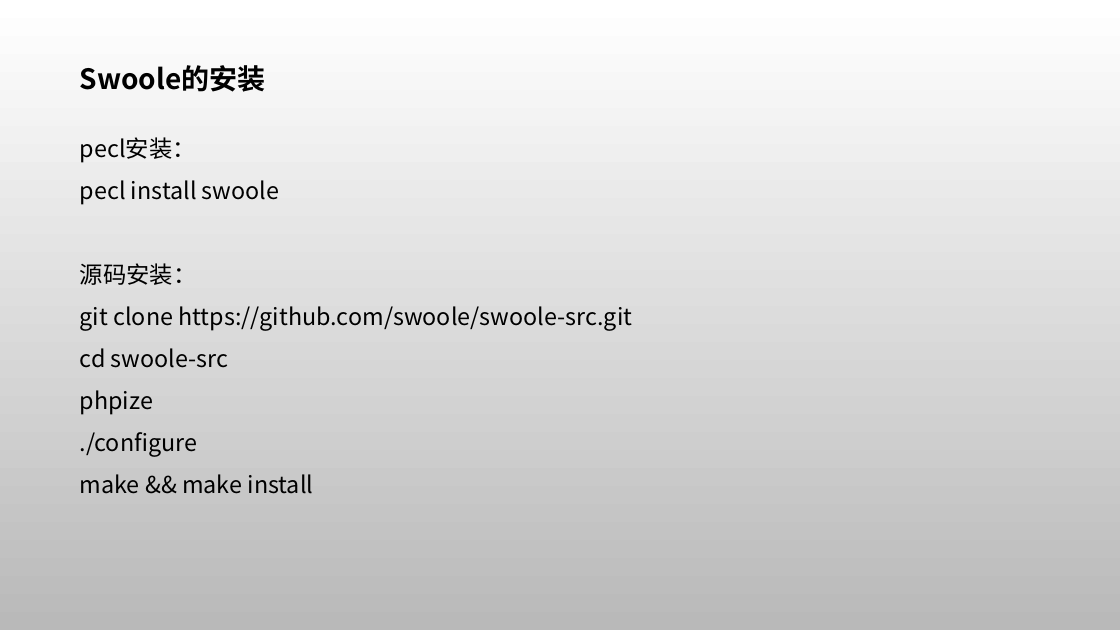
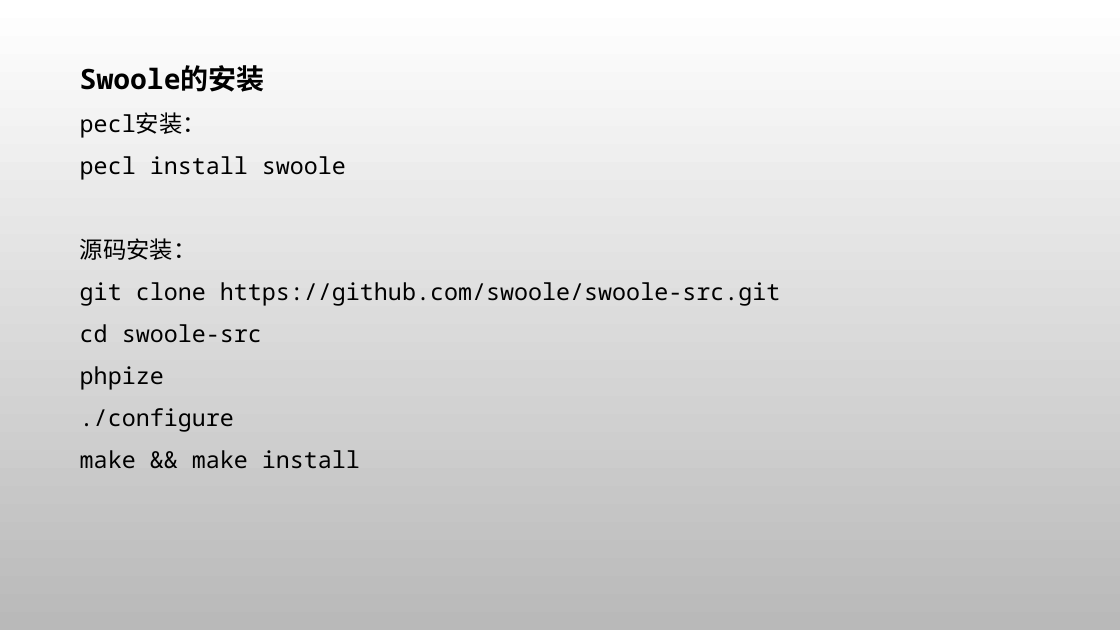
Before and after one commit to zhimma/swoole-demo, a slide deck: slide 3 of swoole.pptx. Drawn at 1120x630 pixels with LibreOffice and Linux fonts; fonts in the diff are those of the drawing. Boxes give left, top, right and bottom in pixels: in the first picture for what was removed or moved away, otherwise in the second. Text is boxed around its words. In the diff, an @@ line names an element or a change of style, - is before the commit and + after.

```diff
--- a/swoole.pptx
+++ b/swoole.pptx
@@ text "Swoole的安装" at [80, 65, 781, 469]: font Noto Sans CJK SC to Noto Sans Mono @@
```
Also in this commit, not shown: 4 other slides changed, 1 slide added, 3 other files.
